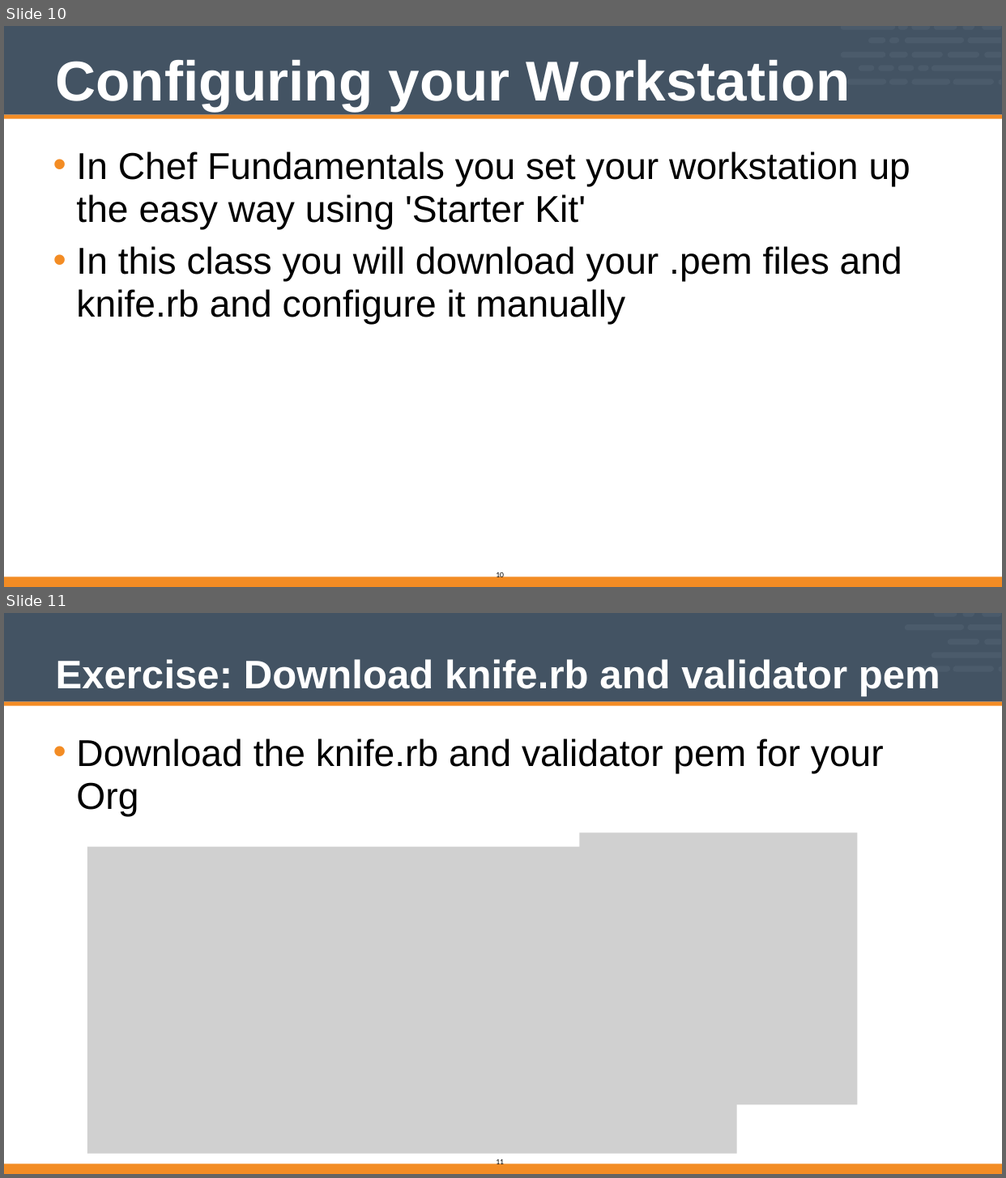
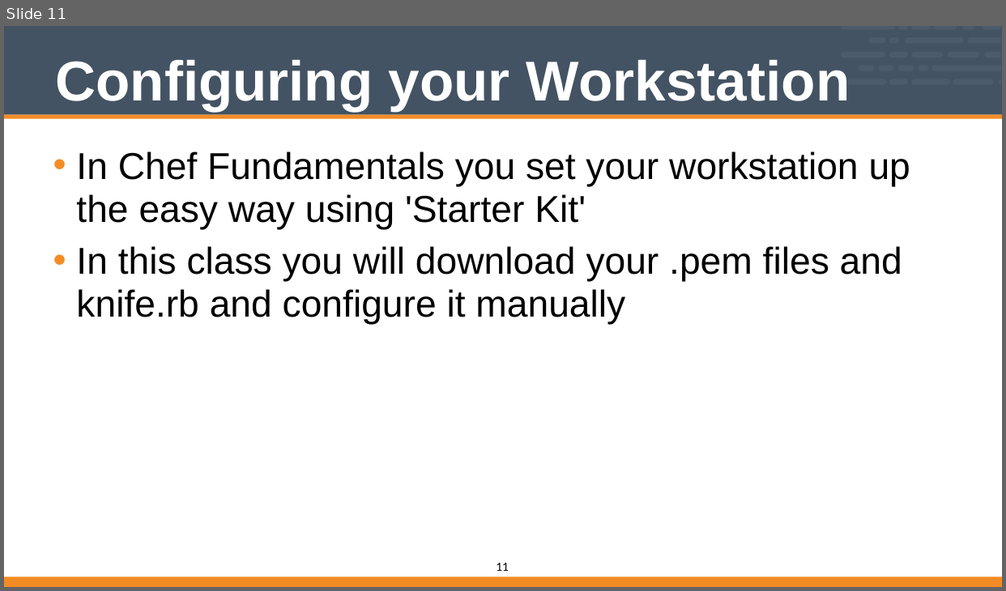
Before and after one commit to vinyar/chef-intermediate, a slide deck: Modules/02-Chef_Intermediate.pptx. Shown one above the other, each under a label of ours: slides 10 and 11 before the commit, slide 11 after it. The pictures are 1006x1178 and 1006x591 pixels, drawn with LibreOffice and Linux fonts; fonts in the diff are those of the drawing; grey boxes stand for pictures. Boxes give left, top, right and bottom in pixels: in the first picture for what was removed or moved away, otherwise in the second. Text is boxed around its words. In the diff, an @@ line names an element or a change of style, - is before the commit and + after.

```diff
--- a/Modules/02-Chef_Intermediate.pptx
+++ b/Modules/02-Chef_Intermediate.pptx
@@ slide 11 removed at [4,613,1002,1174], background #FFFFFF; not listed: 1 template element that a slide beside it also shows @@
@@ freeform shape removed at [905,624,964,630] @@
@@ freeform shape removed at [933,613,957,617] @@
@@ freeform shape removed at [962,613,974,617] @@
@@ freeform shape removed at [967,624,1001,630] @@
@@ freeform shape removed at [982,613,1001,617] @@
@@ title removed at [56,659,940,696] @@
-Exercise: Download knife.rb and validator pem
@@ freeform shape removed at [931,653,1001,658] @@
@@ freeform shape removed at [948,639,979,645] @@
@@ freeform shape removed at [984,639,1001,645] @@
@@ freeform shape removed at [911,666,950,671] @@
@@ freeform shape removed at [953,666,994,671] @@
@@ freeform shape removed at [998,666,1001,671] @@
@@ freeform shape removed at [4,701,1002,705] @@
@@ text removed at [76,739,884,816] @@
-• Download the knife.rb and validator pem for your Org
@@ picture removed at [87,847,737,1154] @@
@@ picture removed at [579,833,857,1105] @@
@@ freeform shape removed at [4,1164,1002,1174] @@
@@ page number removed at [496,1158,504,1167] @@
-11
@@ what was slide 10 is now slide 11 @@
@@ page number at [496,563,509,571]: text changed; size 10 to 16 pt @@
-10
+11
```
Also in this commit, not shown: 23 slides changed, 2 slides added, 2 other slides removed.
